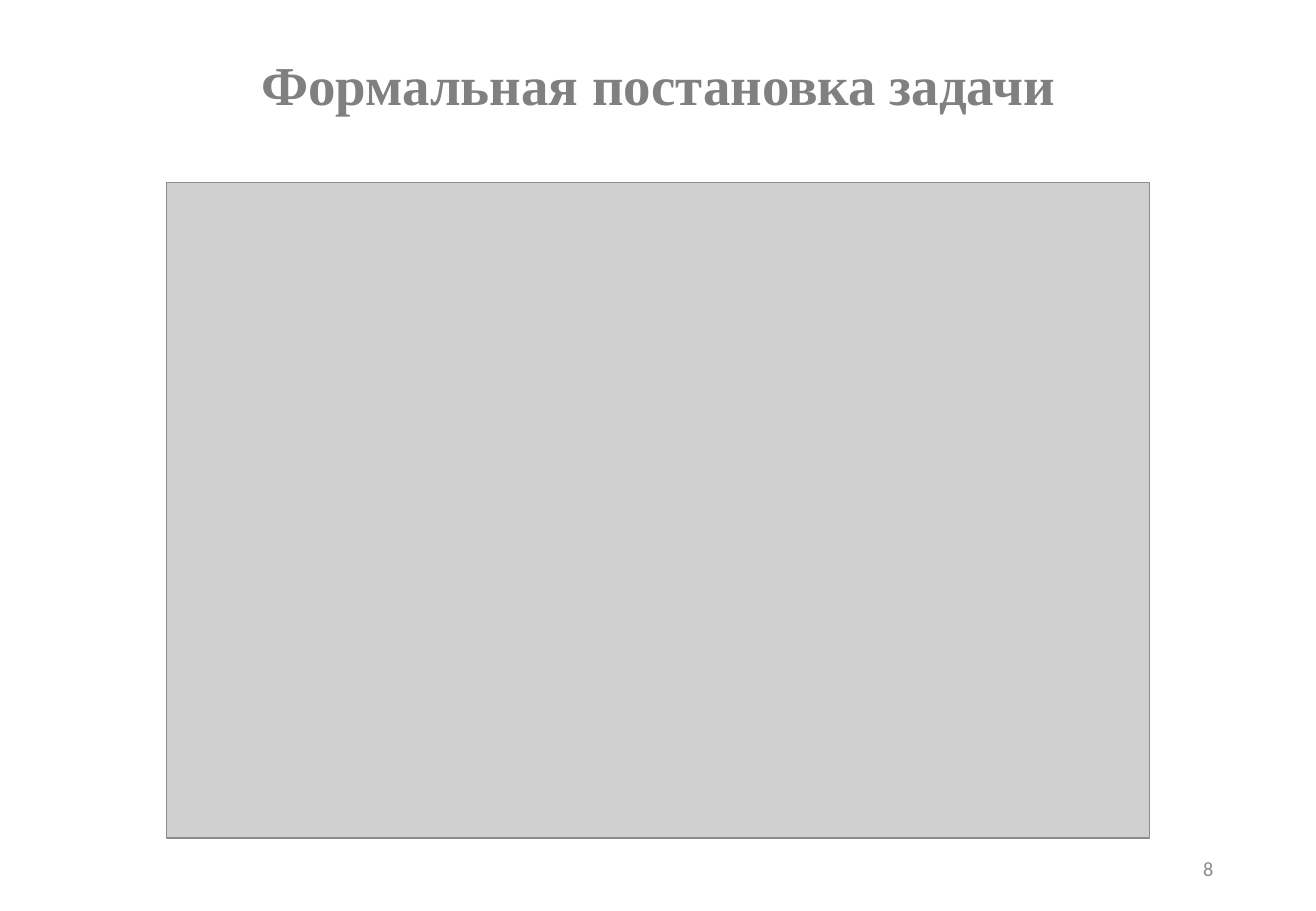
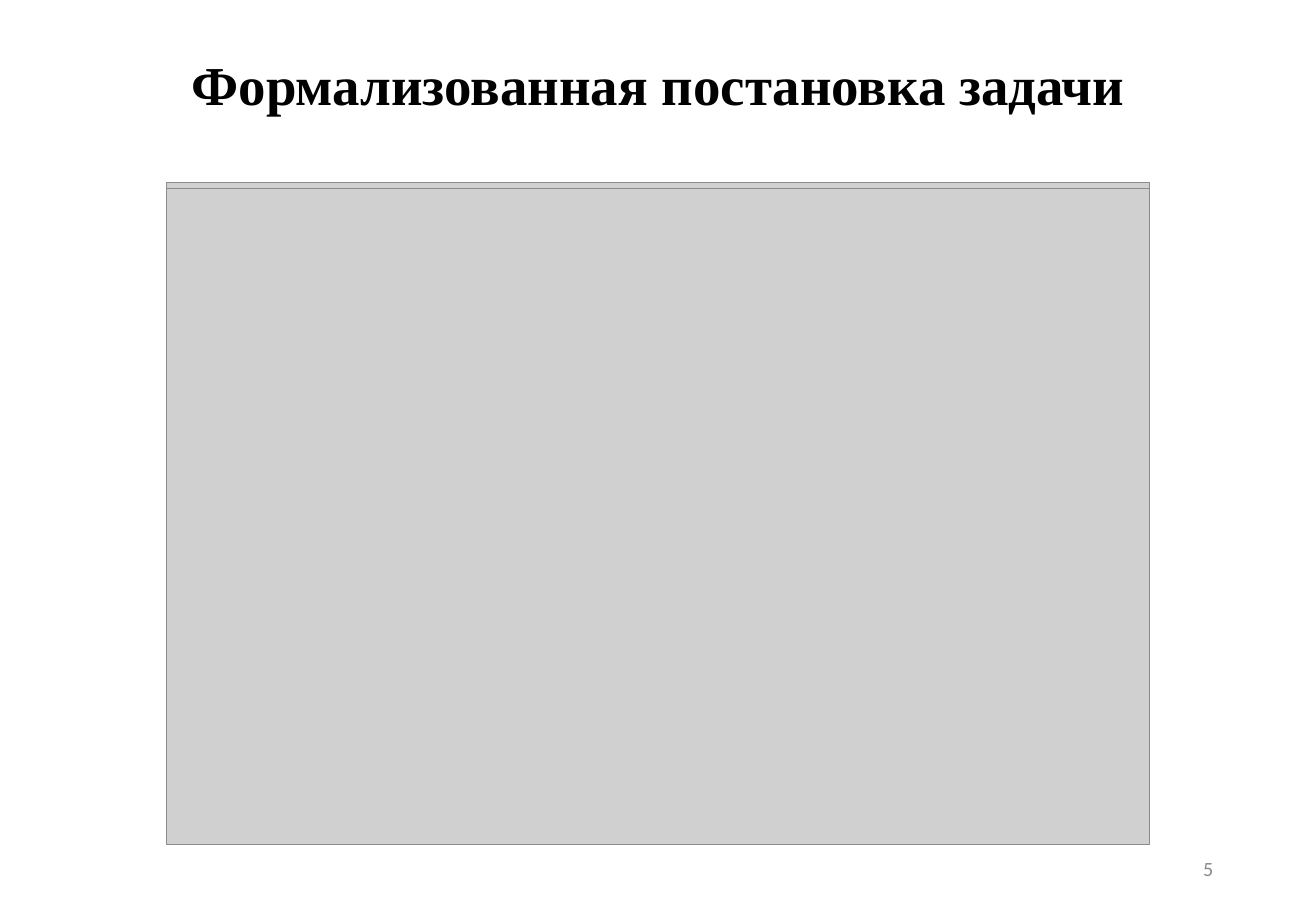
Before and after one commit to sampletext117/auto_normalization, a slide deck: slide 5 of main.pptx (slide 8 before the commit). Drawn at 1316x911 pixels with LibreOffice and Linux fonts; fonts in the diff are those of the drawing; grey boxes stand for pictures. Boxes give left, top, right and bottom in pixels: in the first picture for what was removed or moved away, otherwise in the second. Text is boxed around its words. In the diff, an @@ line names an element or a change of style, - is before the commit and + after.

```diff
--- a/main.pptx
+++ b/main.pptx
@@ title at [192,69,1124,116]: text changed; text colour #808080 to #000000 @@
-Формальная постановка задачи
+Формализованная постановка задачи
@@ picture added at [166,188,1150,845] @@
@@ page number at [1203,863,1213,876]: text changed @@
-8
+5
```
Also in this commit, not shown: 4 other slides changed, 4 slides added, 5 slides removed, 6 other files.
